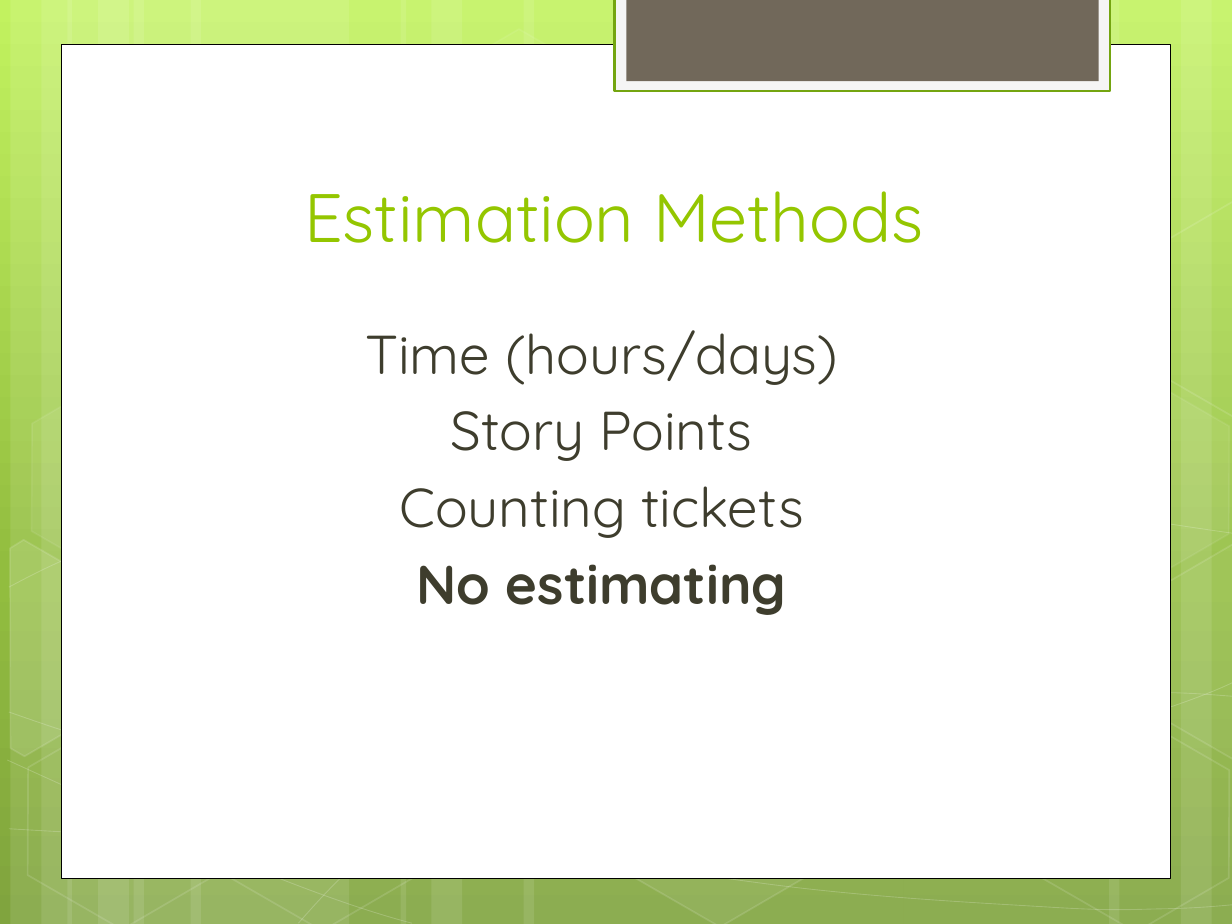
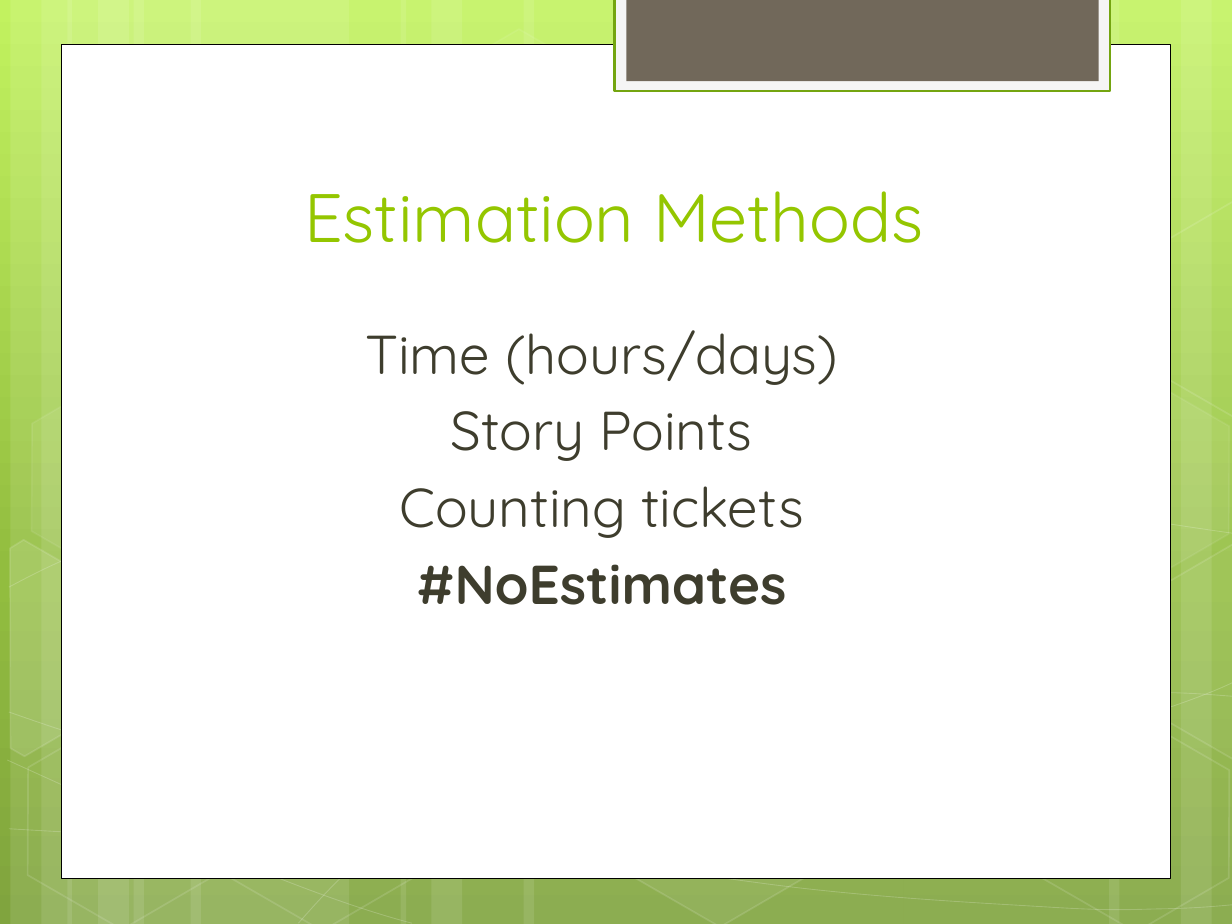
Before and after one commit to JonKruger/iteration-management, a slide deck: slide 19 of Iteration Management - Your Key to Predictable Delivery.pptx. Drawn at 1232x924 pixels with LibreOffice and Linux fonts; fonts in the diff are those of the drawing. Boxes give left, top, right and bottom in pixels: in the first picture for what was removed or moved away, otherwise in the second. Text is boxed around its words. In the diff, an @@ line names an element or a change of style, - is before the commit and + after.

```diff
--- a/Iteration Management - Your Key to Predictable Delivery.pptx
+++ b/Iteration Management - Your Key to Predictable Delivery.pptx
@@ text at <box>417,564,787,605</box>: text changed @@
-No estimating
+#NoEstimates
```
Also in this commit, not shown: 15 other slides changed, 1 slide added, 1 other file.
